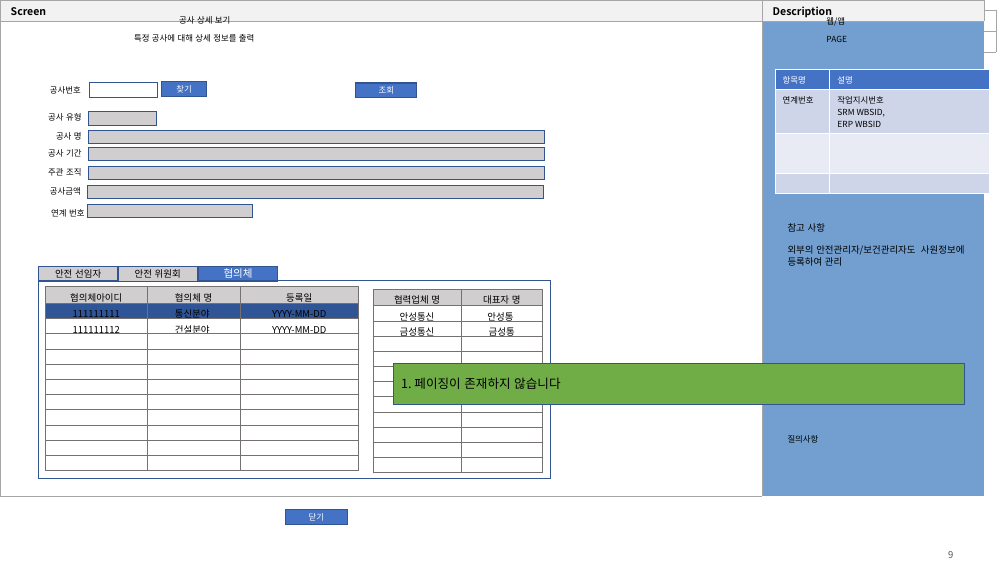
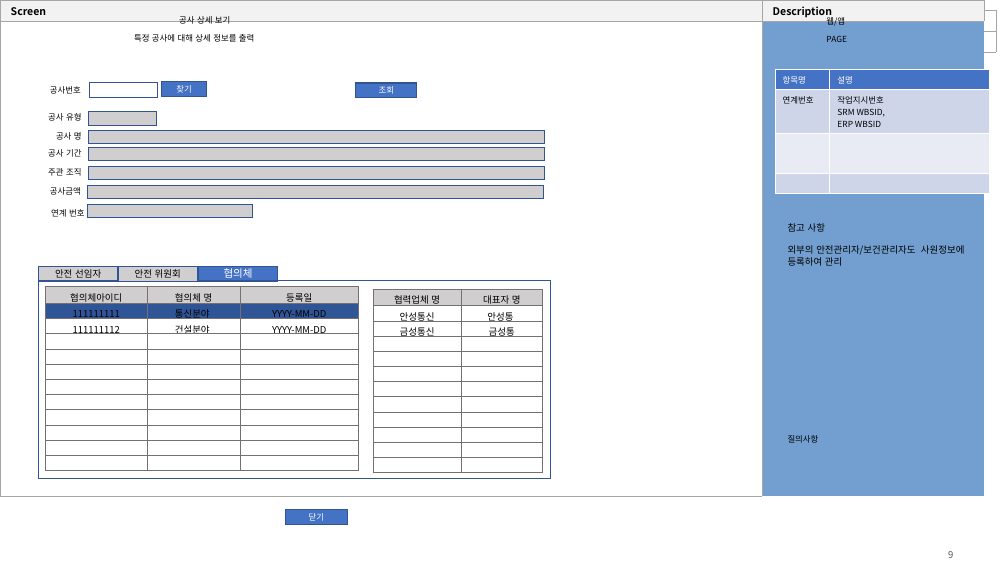
Before and after one commit to yamdeng/ktds-publish, a slide deck: slide 9 of docs/퍼블_페이지작업.pptx. Drawn at 1008x567 pixels with LibreOffice and Linux fonts; fonts in the diff are those of the drawing. Boxes give left, top, right and bottom in pixels: in the first picture for what was removed or moved away, otherwise in the second. Text is boxed around its words. In the diff, an @@ line names an element or a change of style, - is before the commit and + after.

```diff
--- a/docs/퍼블_페이지작업.pptx
+++ b/docs/퍼블_페이지작업.pptx
@@ rectangle removed at [394,364,965,405] @@
-1. 페이징이 존재하지 않습니다
```
Also in this commit, not shown: 11 other slides changed, 2 slides removed, 2 other files.
